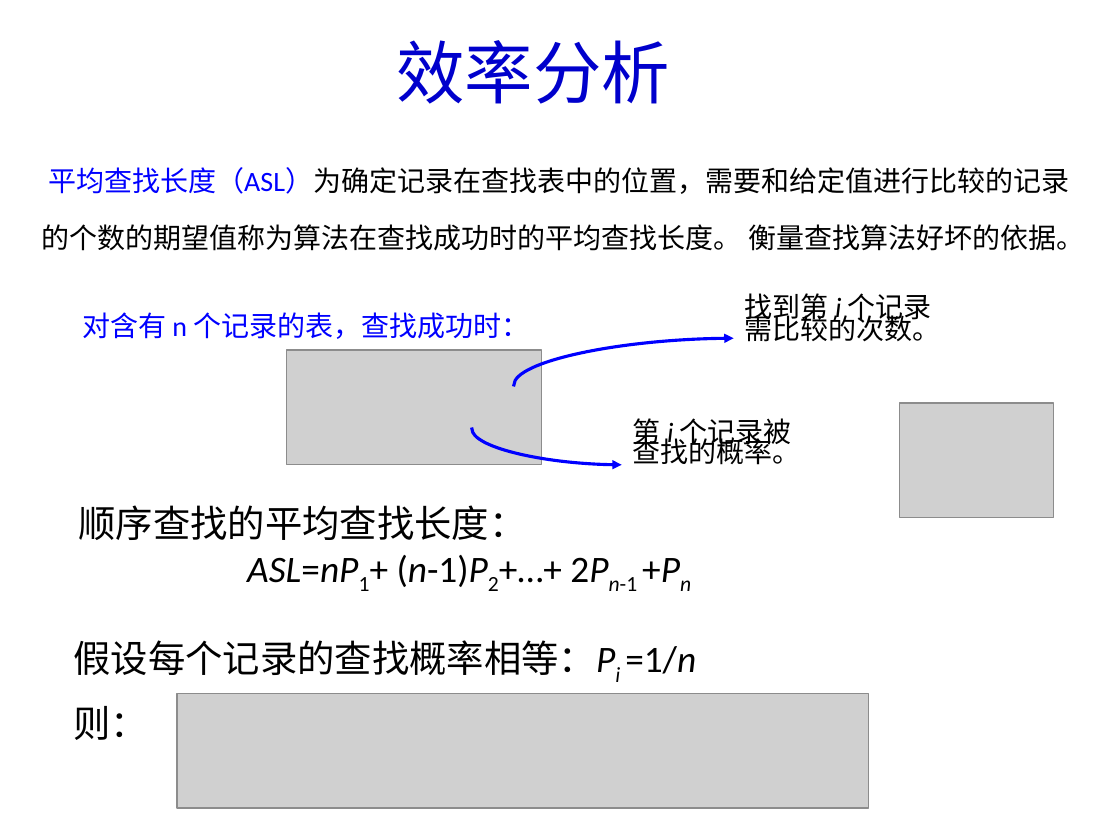
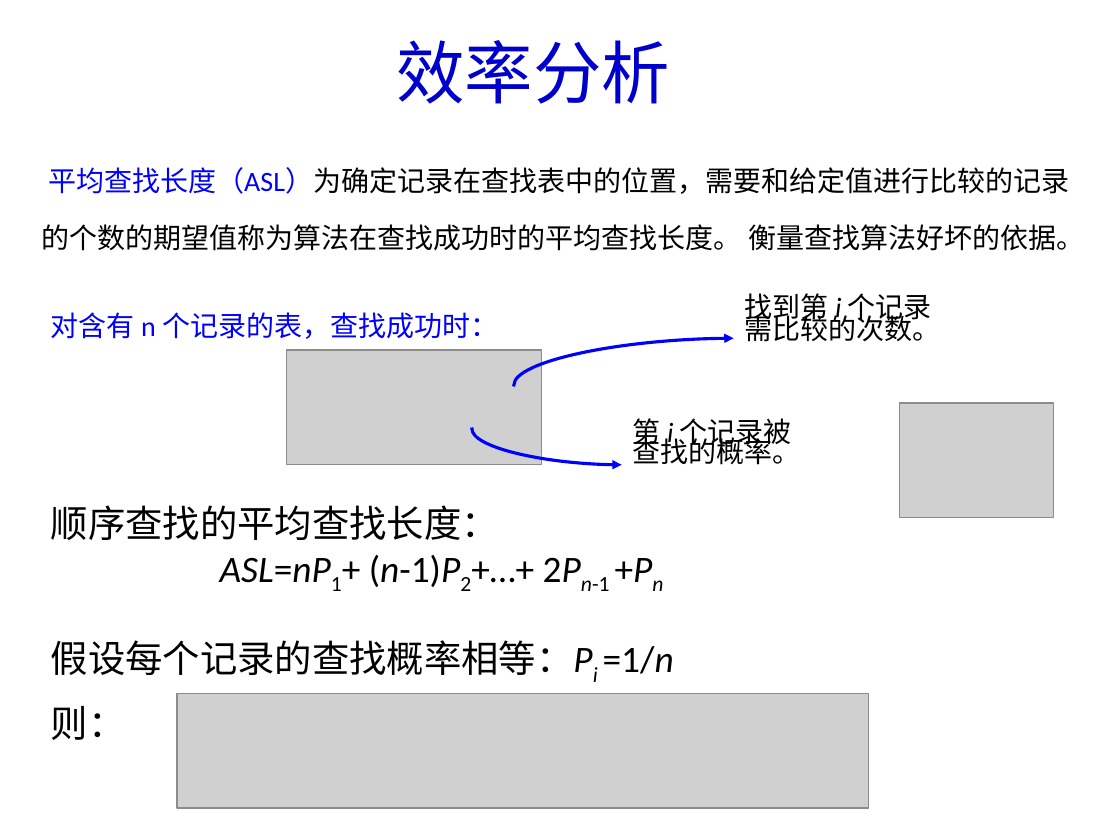
Before and after one commit to edu2act/course-datastructure, a slide deck: slide 10 of materials/slides/ds9.pptx. Drawn at 1120x840 pixels with LibreOffice and Linux fonts; fonts in the diff are those of the drawing; grey boxes stand for pictures. Boxes give left, top, right and bottom in pixels: in the first picture for what was removed or moved away, otherwise in the second. Text is boxed around its words. In the diff, an @@ line names an element or a change of style, - is before the commit and + after.

```diff
--- a/materials/slides/ds9.pptx
+++ b/materials/slides/ds9.pptx
@@ text "对含有 n 个记录的表，查找成功时：": place and size @@
-text "对含有 n 个记录的表，查找成功时：" at box(82, 312, 529, 339)
+text "对含有 n 个记录的表，查找成功时：" at box(51, 312, 498, 339)
@@ text "顺序查找的平均查找长度：": place and size @@
-text "顺序查找的平均查找长度：" at box(78, 505, 638, 591)
+text "顺序查找的平均查找长度：" at box(51, 505, 610, 591)
@@ text "假设每个记录的查找概率相等：Pi =1/n": place and size @@
-text "假设每个记录的查找概率相等：Pi =1/n" at box(73, 640, 696, 740)
+text "假设每个记录的查找概率相等：Pi =1/n" at box(51, 640, 674, 740)
```
Also in this commit, not shown: 9 other slides changed, 17 other files.
